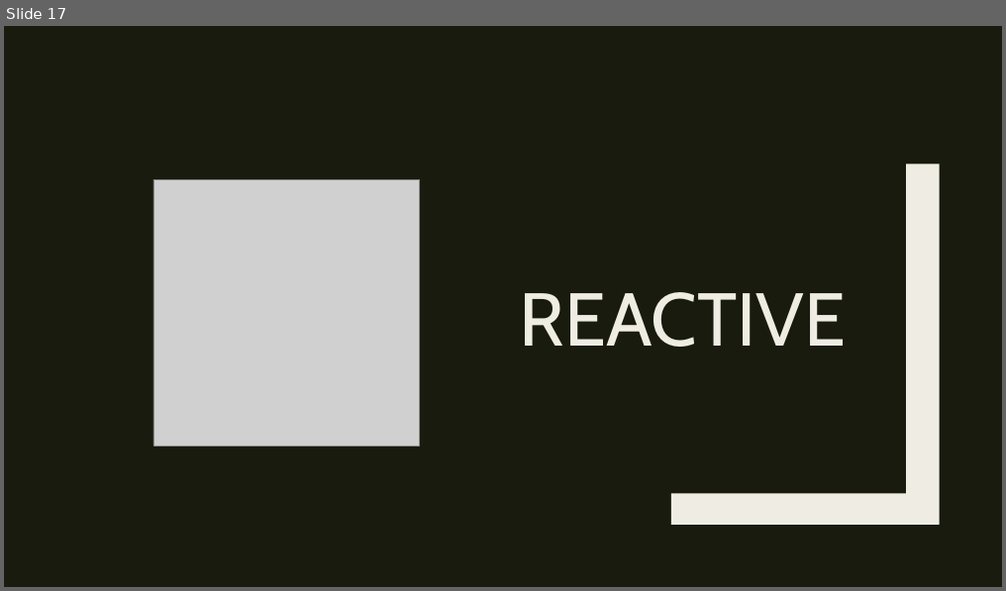
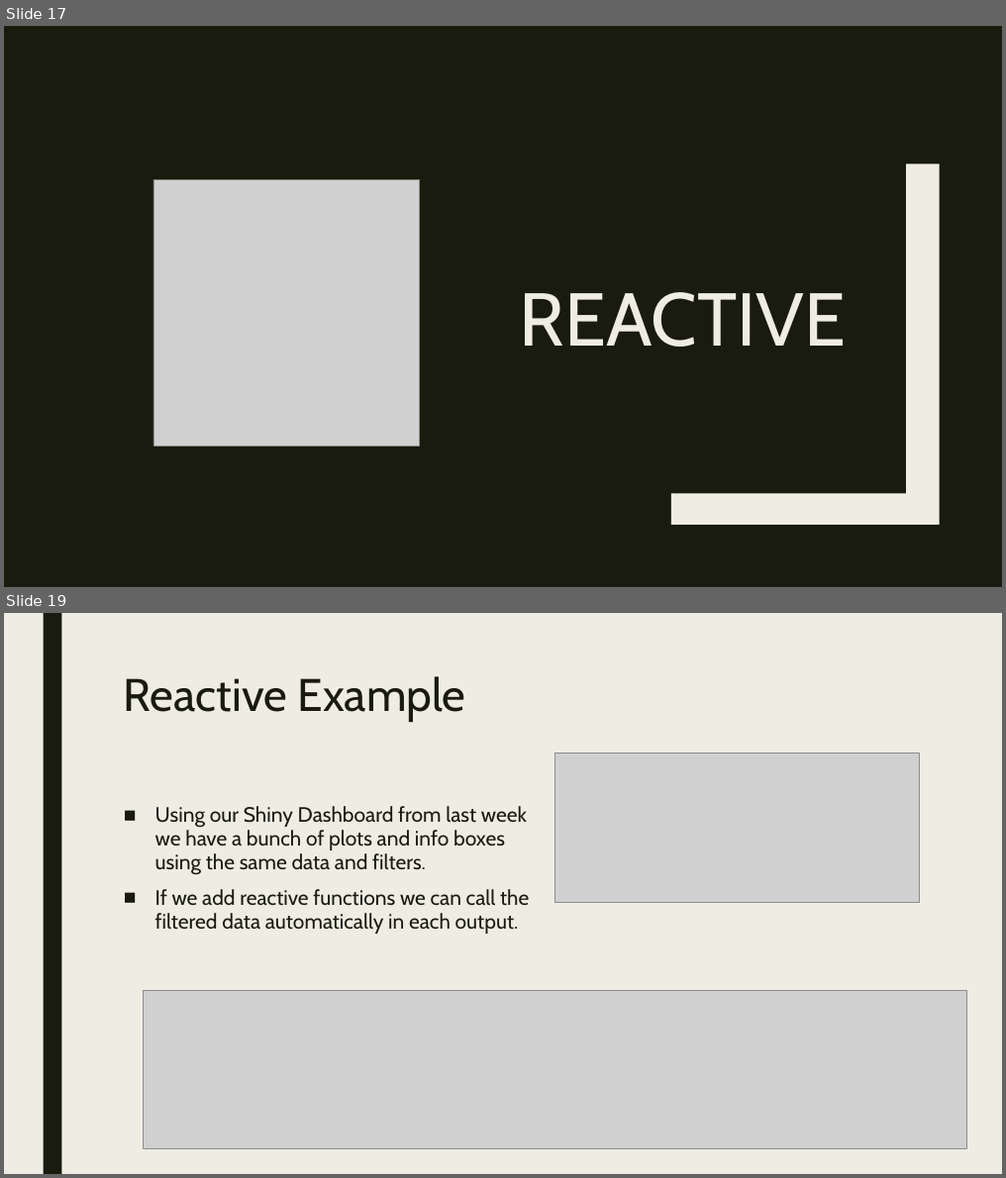
Before and after one commit to RforOperations2018/Class_3, a slide deck: Class_3.pptx. Shown one above the other, each under a label of ours: slide 17 before the commit, slides 17 and 19 after it; the slides between them are not shown. The pictures are 1006x591 and 1006x1178 pixels, drawn with LibreOffice and Linux fonts; fonts in the diff are those of the drawing; grey boxes stand for pictures. Boxes give left, top, right and bottom in pixels: in the first picture for what was removed or moved away, otherwise in the second. Text is boxed around its words. In the diff, an @@ line names an element or a change of style, - is before the commit and + after.

Commit message:
PPT Reactive

```diff
--- a/Class_3.pptx
+++ b/Class_3.pptx
@@ slide 19 added at (4,613,1002,1174), background #EFEDE3 @@
@@ rectangle added at (43,613,61,1174), fill #191B0E @@
@@ title added at (124,676,465,722), 44 pt, text #191B0E @@
+Reactive Example
@@ picture added at (555,753,919,903) @@
@@ text added at (155,806,529,934), 20 pt, text #191B0E @@
+■ Using our Shiny Dashboard from last week we have a bunch of plots and info boxes using the same data and filters.
+■ If we add reactive functions we can call the filtered data automatically in each output.
@@ picture added at (144,991,966,1150) @@
```
Also in this commit, not shown: 2 slides changed, 1 other file.
